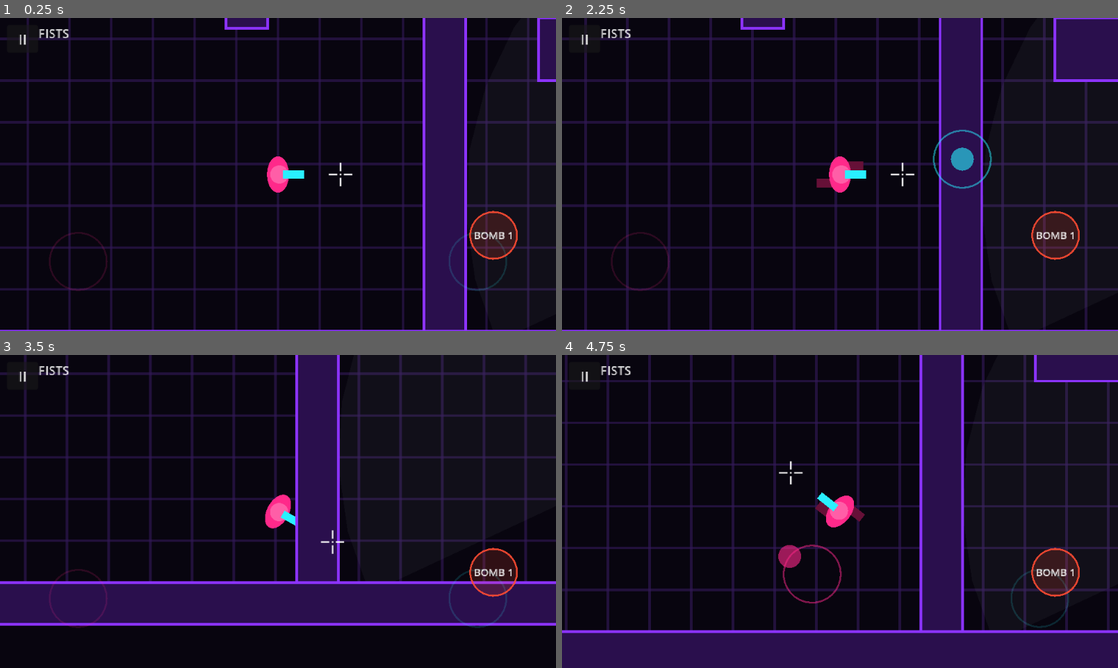
Above: before the commit, frames 1-4 (two rows, left to right).
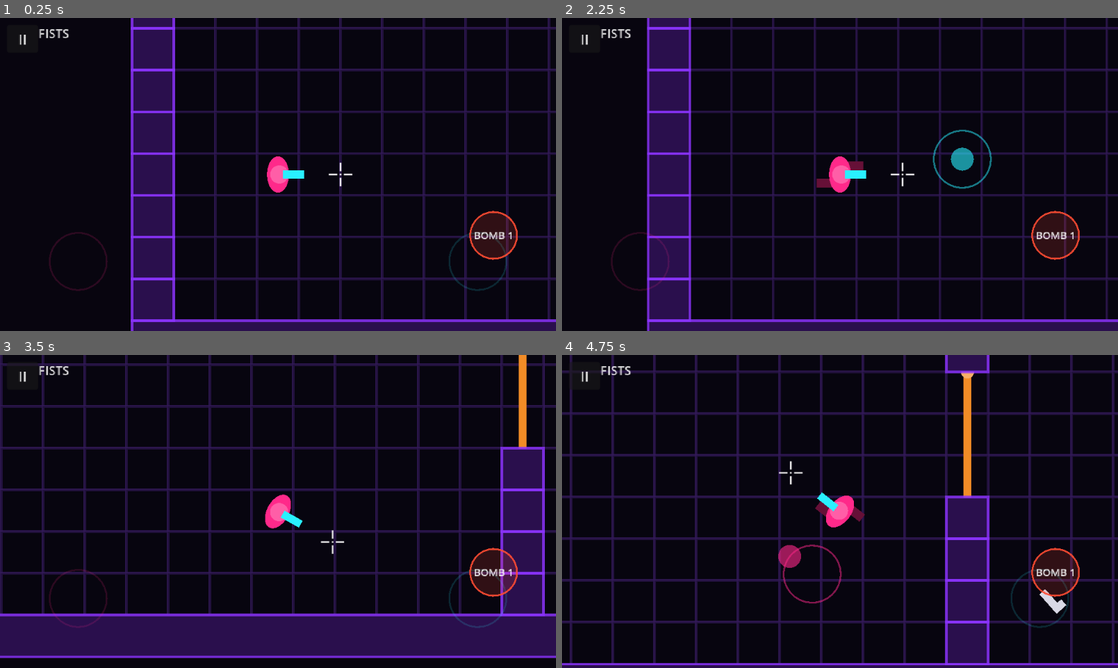
Above: after the commit, the same moments.

Repository: Evildodo3301/cyberhouse
Game: Godot game, scene res://scenes/levels/level_01.tscn
Two runs of this game, one before a commit and one after it. Both use one fixed random seed, a clock stepped at 60 frames per second and the inputs below. Before the commit the project starts from res://scenes/main.tscn.
Inputs (mouse positions are in pixels of both pictures, inside the frame that each line leads up to):
- Up to frame 1 (0.25 s): no input
- Up to frame 2 (2.25 s): click "II" at 0.5 s; click "▶" at 1.25 s; tap Enter at 2 s; move the mouse to (962, 158) at 2.02 s; hold D (move_right) from 2.03 s (still down); tap Down (aim_down) at 2.1 s; click (962, 158) at 2.17 s
- Up to frame 3 (3.5 s): release D (move_right) at 2.75 s; drag from (166, 527) to (250, 574) at 2.77 s
- Up to frame 4 (4.75 s): move the mouse to (895, 442) at 3.52 s; hold D (move_right) 3.53-4.25 s; tap Right (aim_right) at 3.6 s; drag from (812, 574) to (673, 464) at 4.27 s

The runs differ from the first frame. In frame 1, 33% of the frame differs, in the area x 0-100%, y 0-100%; in frame 2, 35%; in frame 3, 45%, in the area x 0-100%, y 0-97%; in frame 4, 37%.

Commit message:
Level 1: six rooms built from a text map, with an exit; bump to 0.4.0
LevelMap builds walls, swinging doors, open doorways, grunts (cop and
civilian), pistols, the player start and the exit from one ASCII layout,
and works out the rooms itself (enemies notice you on entering one).
Level 1 has 6 rooms, 9 enemies, 5 doors, 2 open doorways and 2 pistols.
Killing everyone opens the exit; reaching it shows LEVEL COMPLETE with the
time. It is now the main scene; the test arena stays for the smoke test.
Pistol range trimmed to 72 px (a third of the screen).

Co-Authored-By: Claude Opus 5.5 (1M context) <noreply@anthropic.com>
Claude-Session: https://claude.ai/code/session_01NRYTnNTQ9YXp86yos9nk5w

Diff:
--- a/data/weapons/pistol.tres
+++ b/data/weapons/pistol.tres
@@ -7,7 +7,7 @@
 id = &"pistol"
 display_name = "PISTOL"
 kind = 1
-reach = 100.0
+reach = 72.0
 bullet_speed = 420.0
 windup_time = 0.0
 recovery_time = 0.22
--- a/project.godot
+++ b/project.godot
@@ -7,7 +7,7 @@
 [application]
 
 config/name="Cyberhouse"
-run/main_scene="res://scenes/main.tscn"
+run/main_scene="res://scenes/levels/level_01.tscn"
 config/features=PackedStringArray("4.5", "GL Compatibility")
 config/icon="res://icon.svg"
 
--- /dev/null
+++ b/scenes/levels/level_01.tscn
@@ -0,0 +1,57 @@
+[gd_scene load_steps=8 format=3]
+
+[ext_resource type="Script" path="res://scripts/levels/main.gd" id="1_main"]
+[ext_resource type="Script" path="res://scripts/levels/level_map.gd" id="2_map"]
+[ext_resource type="Script" path="res://scripts/fx/gore_layer.gd" id="3_gore"]
+[ext_resource type="PackedScene" path="res://scenes/player/player.tscn" id="4_player"]
+[ext_resource type="Script" path="res://scripts/core/game_camera.gd" id="5_camera"]
+[ext_resource type="PackedScene" path="res://scenes/ui/touch_controls.tscn" id="6_touch"]
+[ext_resource type="Script" path="res://scripts/ui/death_screen.gd" id="7_death"]
+
+[node name="Level01" type="Node2D"]
+script = ExtResource("1_main")
+room_id = &"level_01"
+
+[node name="Gore" type="Node2D" parent="."]
+script = ExtResource("3_gore")
+area_size = Vector2i(736, 400)
+
+[node name="LevelMap" type="Node2D" parent="."]
+script = ExtResource("2_map")
+layout = "##############################################
+#..............#..............#..............#
+#..g...........#..............#..............#
+#..............o...........V..#...C..........#
+#.....##.......o..............#..............#
+#.....##.......o..............#.....##.......#
+#..............#.....####.....D.....##.......#
+#..............#..............D.....##.......#
+#..........V...#..............D..............#
+#..............#..C...........#...........C..#
+#..............#..............#..............#
+#..............#..............#..............#
+######DDD############DDD#############DDD######
+#..............#..............#..............#
+#..............#..............#..........V...#
+#........####..#...C..........#.............E#
+#..............#..............#.............E#
+#..............D......##......#.............E#
+#..............D......##......#..............#
+#..............D..............o.......##.....#
+#..P...........#..............o.......##.....#
+#..............#...........C..o..............#
+#..............#.g............#..C...........#
+#..............#..............#..............#
+##############################################"
+
+[node name="Player" parent="." instance=ExtResource("4_player")]
+
+[node name="GameCamera" type="Camera2D" parent="." node_paths=PackedStringArray("target")]
+zoom = Vector2(3, 3)
+script = ExtResource("5_camera")
+target = NodePath("../Player")
+
+[node name="TouchControls" parent="." instance=ExtResource("6_touch")]
+
+[node name="DeathScreen" type="CanvasLayer" parent="."]
+script = ExtResource("7_death")
--- /dev/null
+++ b/scripts/levels/exit_zone.gd
@@ -0,0 +1,36 @@
+extends Node2D
+## The level exit. Locked (dim) until every enemy is dead, then it glows;
+## step into it to finish the level.
+
+signal reached
+
+var rect: Rect2
+var open: bool = false
+var _pulse: float = 0.0
+var _done: bool = false
+
+
+func _ready() -> void:
+	add_to_group("exit")
+
+
+func unlock() -> void:
+	open = true
+
+
+func _physics_process(delta: float) -> void:
+	_pulse += delta
+	queue_redraw()
+	if not open or _done:
+		return
+	var player := get_tree().get_first_node_in_group("player")
+	if player and player.is_alive() and rect.has_point(player.global_position):
+		_done = true
+		reached.emit()
+
+
+func _draw() -> void:
+	var glow := 0.25 + 0.2 * sin(_pulse * 4.0) if open else 0.08
+	draw_rect(rect, Color(0.2, 1.0, 0.5, glow))
+	draw_rect(rect, Color(0.2, 1.0, 0.5, 0.9 if open else 0.3), false, 1.0)
+	draw_string(ThemeDB.fallback_font, rect.position + Vector2(-12, -3), "EXIT", HORIZONTAL_ALIGNMENT_CENTER, rect.size.x + 24, 8, Color(0.2, 1.0, 0.5, 0.9 if open else 0.4))
--- /dev/null
+++ b/scripts/levels/level_map.gd
@@ -0,0 +1,256 @@
+class_name LevelMap
+extends Node2D
+## Builds a whole level from a text map, so a level can be changed by
+## editing letters instead of placing nodes by hand. One letter = one tile
+## (16 x 16 px, one character width):
+##
+##   #  wall              .  floor
+##   D  swinging door     o  open doorway (no door)
+##      (a straight run of D's or o's in a wall = one doorway)
+##   P  player start      g  pistol on the floor
+##   C  cop grunt         V  civilian grunt
+##   E  exit (opens once every enemy is dead)
+##
+## Rooms are worked out automatically: floor areas separated by walls and
+## doorways. Enemies notice you the moment you step into their room.
+
+const TILE := 16
+const GRUNT_SCENE := preload("res://scenes/enemies/grunt.tscn")
+const DOOR_SCENE := preload("res://scenes/props/swing_door.tscn")
+const PICKUP_SCENE := preload("res://scenes/weapons/weapon_pickup.tscn")
+const CIVILIAN_SHEET := preload("res://assets/characters/civilian.png")
+const EXIT_SCRIPT := preload("res://scripts/levels/exit_zone.gd")
+
+@export_multiline var layout: String = ""
+@export var wall_color: Color = Color(0.55, 0.2, 1.0)    # neon purple
+@export var floor_color: Color = Color(0.03, 0.02, 0.06)
+@export var grid_color: Color = Color(0.2, 0.1, 0.35, 0.6)
+
+## Size of the level in pixels.
+var size_px: Vector2
+var _rows: PackedStringArray
+var _room_of_tile: Dictionary = {}   # Vector2i -> room index
+var _walls: Array[Rect2] = []
+var _floor_tiles: Array[Vector2i] = []
+
+
+func _ready() -> void:
+	add_to_group("level")   # enemies ask it which room a point is in
+	_rows = layout.strip_edges().split("\n")
+	var width := 0
+	for row in _rows:
+		width = maxi(width, row.length())
+	size_px = Vector2(width, _rows.size()) * TILE
+	_find_rooms()
+	_build_walls()
+	_build_doorways()
+	_spawn_things()
+	_build_navigation()
+	var floor_drawer := Node2D.new()
+	floor_drawer.z_index = -1   # under the blood
+	floor_drawer.draw.connect(_draw_floor.bind(floor_drawer))
+	add_child(floor_drawer)
+	var wall_drawer := Node2D.new()
+	wall_drawer.z_index = 1     # walls cover any blood that splashes onto them
+	wall_drawer.draw.connect(_draw_walls.bind(wall_drawer))
+	add_child(wall_drawer)
+
+
+## The letter at a tile, or "#" outside the map.
+func tile(at: Vector2i) -> String:
+	if at.y < 0 or at.y >= _rows.size() or at.x < 0 or at.x >= _rows[at.y].length():
+		return "#"
+	return _rows[at.y][at.x]
+
+
+func _tile_center(at: Vector2i) -> Vector2:
+	return (Vector2(at) + Vector2(0.5, 0.5)) * TILE
+
+
+## Which room `point` is in, or -1 for walls and doorways.
+func room_at(point: Vector2) -> int:
+	return _room_of_tile.get(Vector2i((point / TILE).floor()), -1)
+
+
+func room_count() -> int:
+	var rooms := {}
+	for room in _room_of_tile.values():
+		rooms[room] = true
+	return rooms.size()
+
+
+# ------------------------------------------------------------------ build
+
+func _is_open(letter: String) -> bool:
+	return letter != "#" and letter != "D" and letter != "o"
+
+
+## Flood-fills every floor area that walls and doorways separate.
+func _find_rooms() -> void:
+	var next_room := 0
+	for y in _rows.size():
+		for x in _rows[y].length():
+			var start := Vector2i(x, y)
+			if _is_open(tile(start)):
+				_floor_tiles.append(start)
+			if not _is_open(tile(start)) or _room_of_tile.has(start):
+				continue
+			var stack: Array[Vector2i] = [start]
+			_room_of_tile[start] = next_room
+			while not stack.is_empty():
+				var here: Vector2i = stack.pop_back()
+				for step in [Vector2i.LEFT, Vector2i.RIGHT, Vector2i.UP, Vector2i.DOWN]:
+					var there: Vector2i = here + step
+					if _is_open(tile(there)) and not _room_of_tile.has(there):
+						_room_of_tile[there] = next_room
+						stack.append(there)
+			next_room += 1
+	# Doorway tiles are walkable floor too, they just belong to no room.
+	for y in _rows.size():
+		for x in _rows[y].length():
+			if tile(Vector2i(x, y)) in ["D", "o"]:
+				_floor_tiles.append(Vector2i(x, y))
+
+
+## One wall body per horizontal run of "#", to keep the physics cheap.
+func _build_walls() -> void:
+	for y in _rows.size():
+		var x := 0
+		while x < _rows[y].length():
+			if tile(Vector2i(x, y)) != "#":
+				x += 1
+				continue
+			var start := x
+			while tile(Vector2i(x, y)) == "#" and x < _rows[y].length():
+				x += 1
+			var rect := Rect2(start * TILE, y * TILE, (x - start) * TILE, TILE)
+			_walls.append(rect)
+			var body := StaticBody2D.new()
+			body.collision_layer = 1   # layer 1 = "world"
+			body.collision_mask = 0
+			body.add_to_group("nav_walls")   # enemies' pathfinding avoids these
+			body.position = rect.get_center()
+			var shape := CollisionShape2D.new()
+			var rectangle := RectangleShape2D.new()
+			rectangle.size = rect.size
+			shape.shape = rectangle
+			body.add_child(shape)
+			add_child(body)
+
+
+## A straight run of D's becomes one swinging door hinged at its first tile.
+func _build_doorways() -> void:
+	var seen := {}
+	var count := 0
+	for y in _rows.size():
+		for x in _rows[y].length():
+			var at := Vector2i(x, y)
+			if tile(at) != "D" or seen.has(at):
+				continue
+			var step := Vector2i.RIGHT if tile(at + Vector2i.RIGHT) == "D" else Vector2i.DOWN
+			var length := 0
+			while tile(at + step * length) == "D":
+				seen[at + step * length] = true
+				length += 1
+			count += 1
+			var door: Node2D = DOOR_SCENE.instantiate()
+			door.name = "Door%d" % count
+			door.door_id = door.name
+			door.length = length * TILE
+			if step == Vector2i.RIGHT:
+				door.position = Vector2(at.x * TILE, at.y * TILE + TILE * 0.5)
+			else:
+				door.position = Vector2(at.x * TILE + TILE * 0.5, at.y * TILE)
+				door.rotation = PI * 0.5
+			add_child(door)
+
+
+func _spawn_things() -> void:
+	var count := {"C": 0, "V": 0, "g": 0}
+	for at in _floor_tiles:
+		var letter := tile(at)
+		var spot := _tile_center(at)
+		match letter:
+			"P":
+				var player := get_tree().get_first_node_in_group("player")
+				if player == null:
+					player = get_parent().get_node_or_null("Player")
+				if player:
+					player.global_position = spot
+			"C", "V":
+				count[letter] += 1
+				var grunt: Node2D = GRUNT_SCENE.instantiate()
+				grunt.name = ("Cop%d" if letter == "C" else "Civilian%d") % count[letter]
+				grunt.position = spot
+				if letter == "V":
+					grunt.sheet = CIVILIAN_SHEET
+					grunt.sheet_rows = 2
+				grunt.start_facing_degrees = rad_to_deg(spot.angle_to_point(_room_center(at)))
+				add_child(grunt)
+			"g":
+				count["g"] += 1
+				var pickup: Node2D = PICKUP_SCENE.instantiate()
+				pickup.name = "Pistol%d" % count["g"]
+				pickup.position = spot
+				add_child(pickup)
+			"E":
+				pass
+	# The exit: one zone covering every E tile.
+	var exit_rect := Rect2()
+	for at in _floor_tiles:
+		if tile(at) == "E":
+			var tile_rect := Rect2(Vector2(at) * TILE, Vector2.ONE * TILE)
+			exit_rect = tile_rect if exit_rect.size == Vector2.ZERO else exit_rect.merge(tile_rect)
+	if exit_rect.size != Vector2.ZERO:
+		var exit_zone := Node2D.new()
+		exit_zone.set_script(EXIT_SCRIPT)
+		exit_zone.name = "Exit"
+		exit_zone.rect = exit_rect
+		add_child(exit_zone)
+
+
+## The middle of the room a tile belongs to (guards face into their room).
+func _room_center(at: Vector2i) -> Vector2:
+	var room: int = _room_of_tile.get(at, -1)
+	var total := Vector2.ZERO
+	var tiles := 0
+	for other in _room_of_tile:
+		if _room_of_tile[other] == room:
+			total += _tile_center(other)
+			tiles += 1
+	return total / maxf(tiles, 1)
+
+
+## Builds the walkable map enemies use to find paths around walls.
+## Doors are left out on purpose: enemies push through them like you do.
+func _build_navigation() -> void:
+	var nav_polygon := NavigationPolygon.new()
+	nav_polygon.add_outline(PackedVector2Array([
+		Vector2.ZERO, Vector2(size_px.x, 0), size_px, Vector2(0, size_px.y),
+	]))
+	nav_polygon.agent_radius = 8.0
+	nav_polygon.parsed_geometry_type = NavigationPolygon.PARSED_GEOMETRY_STATIC_COLLIDERS
+	nav_polygon.parsed_collision_mask = 1
+	nav_polygon.source_geometry_mode = NavigationPolygon.SOURCE_GEOMETRY_GROUPS_WITH_CHILDREN
+	nav_polygon.source_geometry_group_name = &"nav_walls"
+	var region := NavigationRegion2D.new()
+	region.navigation_polygon = nav_polygon
+	add_child(region)
+	region.bake_navigation_polygon(false)
+
+
+# ---------------------------------------------------------------- drawing
+# Placeholder look until the graphics pass.
+
+func _draw_floor(canvas: Node2D) -> void:
+	for at in _floor_tiles:
+		var rect := Rect2(Vector2(at) * TILE, Vector2.ONE * TILE)
+		canvas.draw_rect(rect, floor_color)
+		canvas.draw_rect(rect, grid_color, false, 1.0)
+
+
+func _draw_walls(canvas: Node2D) -> void:
+	for rect in _walls:
+		canvas.draw_rect(rect, wall_color.darkened(0.7), true)
+	for rect in _walls:
+		canvas.draw_rect(rect, Color(wall_color, 0.8), false, 1.0)
--- a/scripts/levels/main.gd
+++ b/scripts/levels/main.gd
@@ -1,6 +1,6 @@
 extends Node2D
-## The test room: connects the pieces together and notices when every enemy
-## is dead.
+## Runs one level: connects the pieces together, notices when every enemy
+## is dead, then opens the exit (if the level has one).
 
 ## Unique name for this room. The learning system keeps its memory per room.
 @export var room_id: StringName = &"m1_test_arena"
@@ -10,8 +10,16 @@
 @onready var death_screen: DeathScreen = $DeathScreen
 
 
+var _started_ms: int = 0
+
+
+func _enter_tree() -> void:
+	# Before the enemies' _ready(), so they read THIS level's learned counters.
+	TacticTracker.enter_room(room_id)
+
+
 func _ready() -> void:
-	TacticTracker.enter_room(room_id)
+	_started_ms = Time.get_ticks_msec()
 	# Hand the touch controls to the player and route button presses to it.
 	player.touch_controls = touch_controls
 	touch_controls.attack_requested.connect(player.request_attack)
@@ -35,7 +43,18 @@
 			return
 	# Room beaten: the learning system can forget this room.
 	TacticTracker.clear_room(room_id)
-	_show_banner("ROOM CLEAR")
+	var exit_zone := get_tree().get_first_node_in_group("exit")
+	if exit_zone:
+		exit_zone.unlock()
+		exit_zone.reached.connect(_on_exit_reached)
+		_show_banner("CLEAR - GET TO THE EXIT")
+	else:
+		_show_banner("ROOM CLEAR")
+
+
+func _on_exit_reached() -> void:
+	var seconds := (Time.get_ticks_msec() - _started_ms) / 1000.0
+	death_screen.show_message("LEVEL COMPLETE\n%d:%04.1f\nTAP TO PLAY AGAIN" % [int(seconds) / 60, fmod(seconds, 60.0)], Color(0.1, 0.6, 0.3, 0.35))
 
 
 func _add_weapon_label() -> void:
--- a/scripts/ui/death_screen.gd
+++ b/scripts/ui/death_screen.gd
@@ -8,23 +8,34 @@
 @export var input_delay: float = 0.25
 
 var _shown_at_ms: int = -1
+var _tint: ColorRect
+var _label: Label
 
 
 func _ready() -> void:
 	layer = 10   # draw above the touch controls
 	visible = false
-	var tint := ColorRect.new()
+	_tint = ColorRect.new()
+	var tint := _tint
 	tint.color = Color(0.6, 0.0, 0.1, 0.35)
 	tint.set_anchors_preset(Control.PRESET_FULL_RECT)
 	tint.mouse_filter = Control.MOUSE_FILTER_IGNORE
 	add_child(tint)
-	var label := Label.new()
+	_label = Label.new()
+	var label := _label
 	label.text = "TAP TO RETRY"
 	label.add_theme_font_size_override("font_size", 28)
 	label.horizontal_alignment = HORIZONTAL_ALIGNMENT_CENTER
 	label.vertical_alignment = VERTICAL_ALIGNMENT_CENTER
 	label.set_anchors_preset(Control.PRESET_FULL_RECT)
 	add_child(label)
+
+
+## Same screen with other words and colour (used for LEVEL COMPLETE).
+func show_message(text: String, tint_color: Color) -> void:
+	_label.text = text
+	_tint.color = tint_color
+	show_death()
 
 
 func show_death() -> void:
--- a/scripts/weapons/weapon_data.gd
+++ b/scripts/weapons/weapon_data.gd
@@ -16,7 +16,7 @@
 
 @export_group("Reach")
 ## Melee: how far the swing reaches. Gun: how far a bullet flies before it
-## drops (about half the screen for the pistol). The crosshair sits here.
+## drops (the pistol: 72 px, a third of the screen; fists reach 24). The crosshair sits here.
 @export var reach: float = 24.0
 ## Melee only: how wide the swing is, in degrees.
 @export var arc_degrees: float = 90.0
--- /dev/null
+++ b/tests/level_01_test.gd
@@ -0,0 +1,66 @@
+extends SceneTree
+## Checks level 1 is built correctly from its text map and can be finished.
+##   godot --headless --script res://tests/level_01_test.gd
+
+var failures := 0
+
+
+func check(ok: bool, label: String) -> void:
+	print(("PASS  " if ok else "FAIL  ") + label)
+	if not ok:
+		failures += 1
+
+
+func wait_frames(n: int) -> void:
+	for i in n:
+		await physics_frame
+
+
+func _initialize() -> void:
+	root.get_node("TacticTracker").clear_room(&"level_01")
+	change_scene_to_file("res://scenes/levels/level_01.tscn")
+	await process_frame
+	await process_frame
+	await wait_frames(3)
+	var level = current_scene
+	var map = level.get_node("LevelMap")
+	var player = level.get_node("Player")
+	var enemies: Array = root.get_tree().get_nodes_in_group("enemies")
+	check(map.room_count() == 6, "6 rooms")
+	check(enemies.size() == 9, "9 enemies")
+	check(root.get_tree().get_nodes_in_group("doors").size() == 5, "5 swinging doors")
+	check(root.get_tree().get_nodes_in_group("pickups").size() == 2, "2 pistols placed")
+	check(player.weapon.id == &"fists", "you start unarmed")
+	var start_room: int = map.room_at(player.global_position)
+	check(start_room >= 0 and enemies.all(func(e): return map.room_at(e.global_position) != start_room), "the start room is safe")
+	var exit_zone = root.get_tree().get_first_node_in_group("exit")
+	check(exit_zone != null and not exit_zone.open, "exit exists and is locked")
+
+	# Every enemy can walk to you (paths through doors and doorways).
+	var nav_map: RID = player.get_world_2d().navigation_map
+	await wait_frames(2)
+	var reachable := enemies.all(func(e):
+		var path := NavigationServer2D.map_get_path(nav_map, e.global_position, player.global_position, true)
+		return path.size() > 0 and path[path.size() - 1].distance_to(player.global_position) < 12.0)
+	check(reachable, "every enemy has a path to the start")
+
+	# Step into the first room: its civilian notices you at once.
+	var top_left := Vector2(3 * 16 + 8, 10 * 16 + 8)
+	var civilian = enemies.filter(func(e): return map.room_at(e.global_position) == map.room_at(top_left))[0]
+	player.global_position = top_left
+	await wait_frames(3)
+	check(civilian.state == 1, "entering a room alerts its enemy")
+
+	# Kill everyone: the exit opens; walk in: LEVEL COMPLETE.
+	player.global_position = Vector2(3 * 16 + 8, 20 * 16 + 8)
+	for enemy in root.get_tree().get_nodes_in_group("enemies"):
+		enemy.take_hit(player, Vector2.RIGHT, "melee")
+	await wait_frames(2)
+	check(exit_zone.open, "all enemies dead: the exit opens")
+	player.global_position = exit_zone.rect.get_center()
+	await wait_frames(3)
+	var death_screen = level.get_node("DeathScreen")
+	check(death_screen.visible and "LEVEL COMPLETE" in death_screen._label.text, "reaching the exit completes the level")
+
+	print("\n%s (%d failure(s))" % ["ALL PASSED" if failures == 0 else "SOME FAILED", failures])
+	quit(failures)
--- a/tests/m1_smoke_test.gd
+++ b/tests/m1_smoke_test.gd
@@ -306,7 +306,7 @@
 	# 17. Shoot a target far beyond punch reach.
 	dummy = main.get_node("Dummy2")
 	player.global_position = Vector2(60, 170)
-	dummy.global_position = Vector2(150, 170)
+	dummy.global_position = Vector2(120, 170)
 	await wait_frames(3)
 	player.facing = Vector2.RIGHT
 	await wait_frames(1)
Not shown, changed: export_presets.cfg
Not shown, added: scripts/levels/exit_zone.gd.uid
Not shown, added: scripts/levels/level_map.gd.uid
Not shown, added: tests/level_01_test.gd.uid
